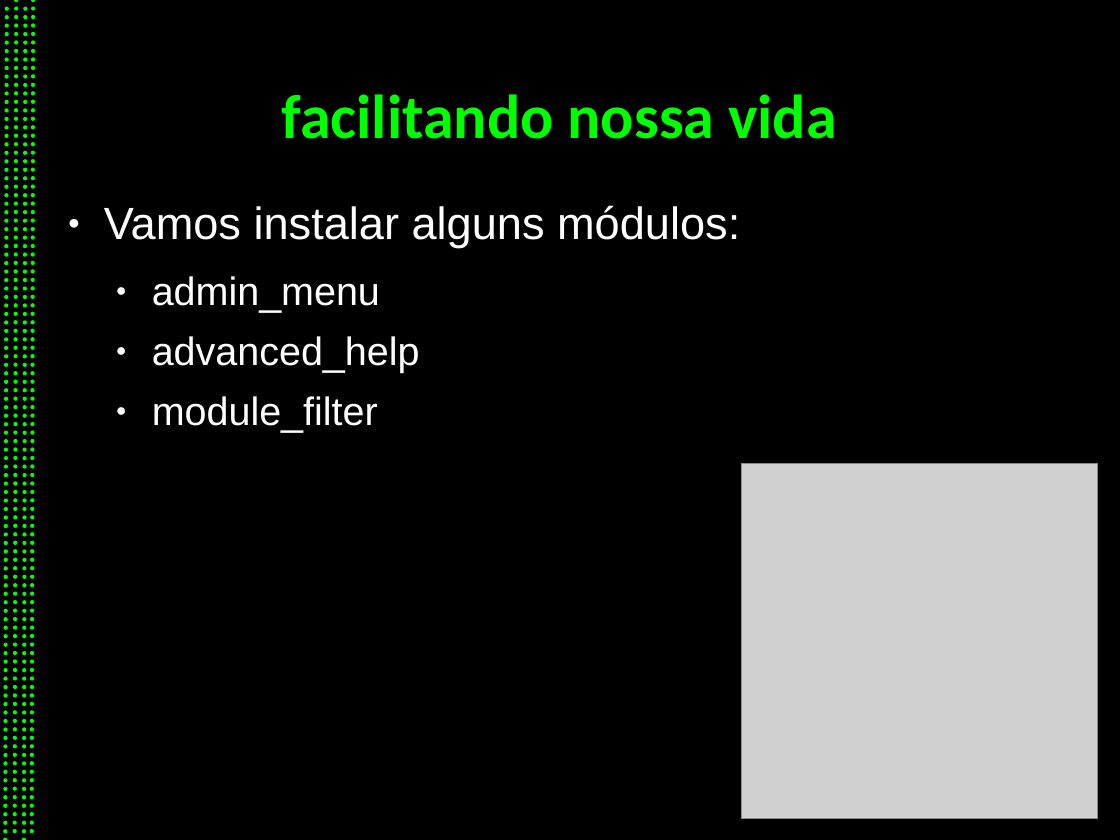
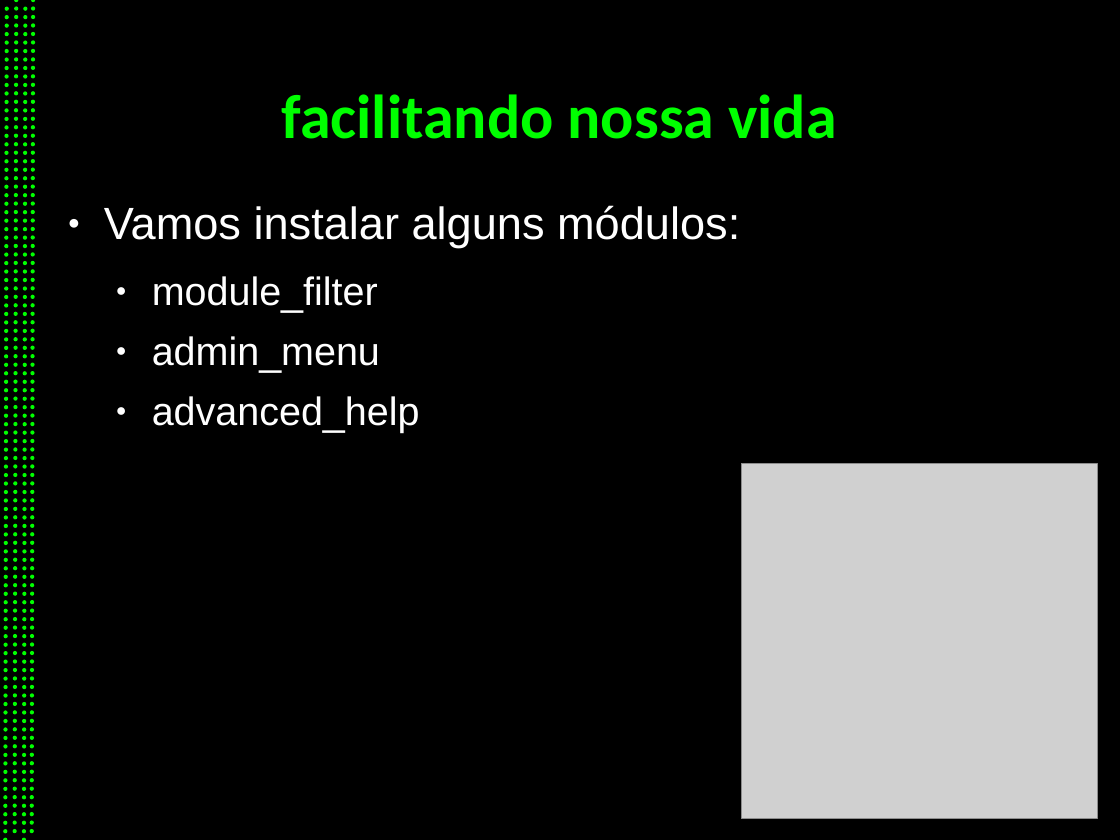
Before and after one commit to eduoda/pub, a slide deck: slide 15 of palestra_drupal.odp. Drawn at 1120x840 pixels with LibreOffice and Linux fonts; fonts in the diff are those of the drawing; grey boxes stand for pictures. Boxes give left, top, right and bottom in pixels: in the first picture for what was removed or moved away, otherwise in the second. Text is boxed around its words. In the diff, an @@ line names an element or a change of style, - is before the commit and + after.

```diff
--- a/palestra_drupal.odp
+++ b/palestra_drupal.odp
@@ text at (152, 276, 378, 312): paragraph added @@
+  ● module_filter
@@ text at (152, 396, 378, 433): paragraph removed @@
-  ● module_filter
```
Also in this commit, not shown: 5 other slides changed, 1 slide added, 1 other file.
